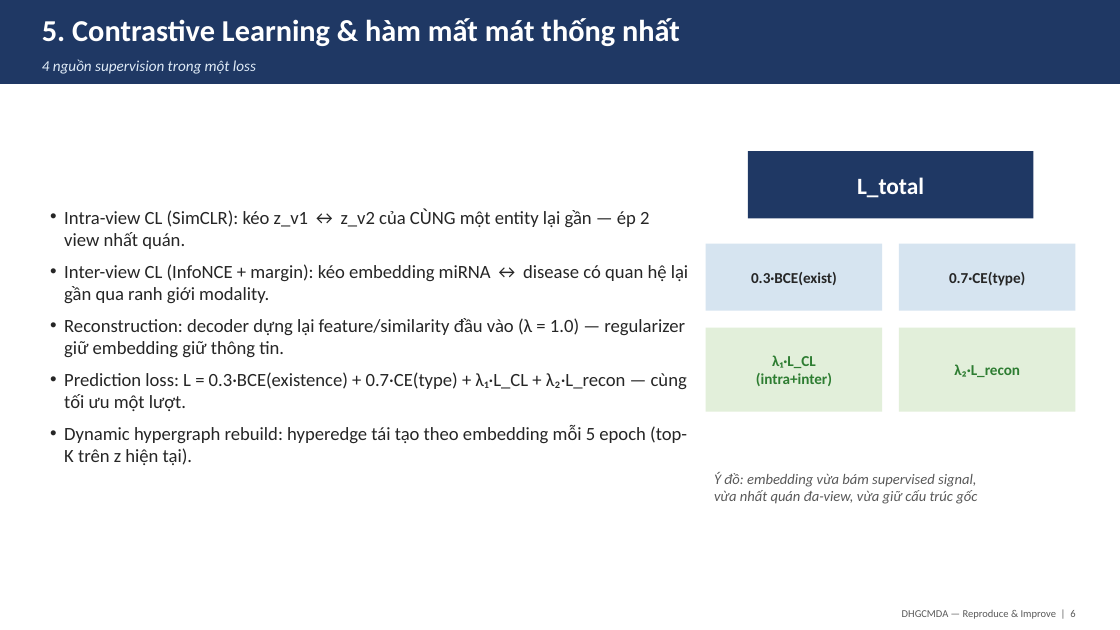
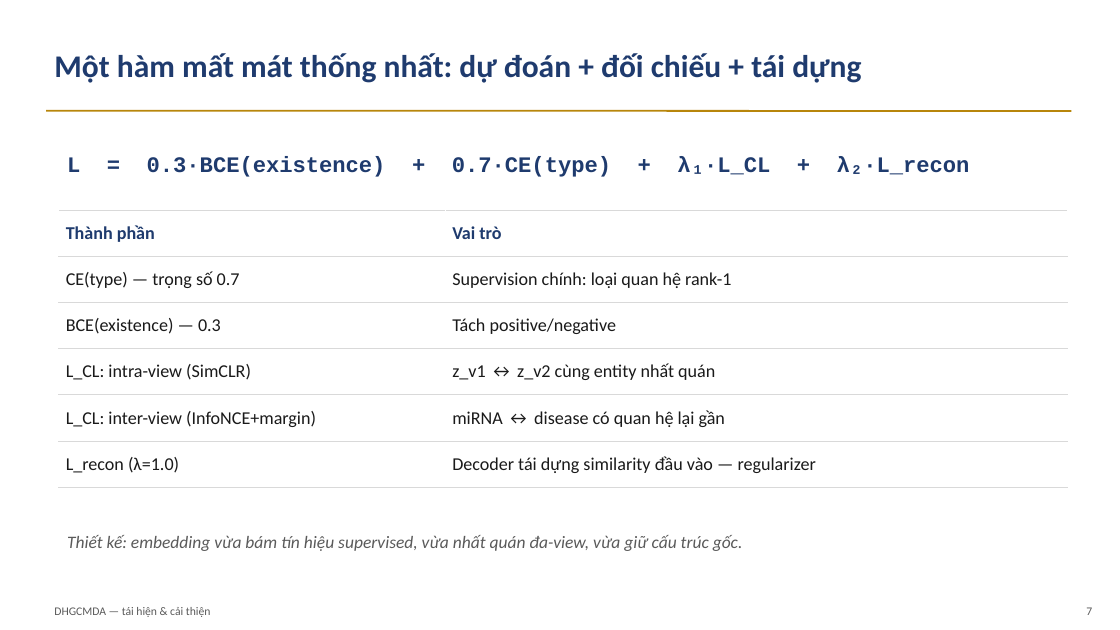
Before and after one commit to hoangtien07/DHGCMDA-fork, a slide deck: slide 7 of Slide_BaoCao_DHGCMDA.pptx (slide 6 before the commit). Drawn at 1120x630 pixels with LibreOffice and Linux fonts; fonts in the diff are those of the drawing. Boxes give left, top, right and bottom in pixels: in the first picture for what was removed or moved away, otherwise in the second. Text is boxed around its words. In the diff, an @@ line names an element or a change of style, - is before the commit and + after.

```diff
--- a/Slide_BaoCao_DHGCMDA.pptx
+++ b/Slide_BaoCao_DHGCMDA.pptx
@@ rectangle removed at (x1=0, y1=0, x2=1120, y2=84) @@
@@ text removed at (x1=42, y1=59, x2=256, y2=74) @@
-4 nguồn supervision trong một loss
@@ text at (x1=54, y1=53, x2=861, y2=83): text changed; size 26 to 27 pt; text colour #FFFFFF to #1F3B6E @@
-5. Contrastive Learning & hàm mất mát thống nhất
+Một hàm mất mát thống nhất: dự đoán + đối chiếu + tái dựng
@@ line added from (46, 111) to (1071, 111), #B8860B 1.5 pt @@
@@ text added at (x1=67, y1=156, x2=970, y2=177), 19 pt, text #1F3B6E, bold @@
+L = 0.3·BCE(existence) + 0.7·CE(type) + λ₁·L_CL + λ₂·L_recon
@@ rectangle removed at (x1=748, y1=151, x2=1033, y2=218) @@
-L_total
@@ text removed at (x1=64, y1=208, x2=688, y2=465) @@
-• Intra-view CL (SimCLR): kéo z_v1 ↔ z_v2 của CÙNG một entity lại gần — ép 2 view nhất quán.
-• Inter-view CL (InfoNCE + margin): kéo embedding miRNA ↔ disease có quan hệ lại gần qua ranh giới modality.
-• Reconstruction: decoder dựng lại feature/similarity đầu vào (λ = 1.0) — regularizer giữ embedding giữ thông tin.
-• Prediction loss: L = 0.3·BCE(existence) + 0.7·CE(type) + λ₁·L_CL + λ₂·L_recon — cùng tối ưu một lượt.
-• Dynamic hypergraph rebuild: hyperedge tái tạo theo embedding mỗi 5 epoch (top-K trên z hiện tại).
@@ table added at (x1=59, y1=210, x2=1067, y2=477), 6 rows, 2 columns @@
+Thành phần | Vai trò
+CE(type) — trọng số 0.7 | Supervision chính: loại quan hệ rank-1
+BCE(existence) — 0.3 | Tách positive/negative
+L_CL: intra-view (SimCLR) | z_v1 ↔ z_v2 cùng entity nhất quán
+L_CL: inter-view (InfoNCE+margin) | miRNA ↔ disease có quan hệ lại gần
+L_recon (λ=1.0) | Decoder tái dựng similarity đầu vào — regularizer
@@ rectangle removed at (x1=706, y1=244, x2=882, y2=311) @@
-0.3·BCE(exist)
@@ rectangle removed at (x1=899, y1=244, x2=1075, y2=311) @@
-0.7·CE(type)
@@ rectangle removed at (x1=706, y1=328, x2=882, y2=412) @@
-λ₁·L_CL
-(intra+inter)
@@ rectangle removed at (x1=899, y1=328, x2=1075, y2=412) @@
-λ₂·L_recon
@@ text at (x1=67, y1=535, x2=743, y2=551): text changed; size 12.5 to 15 pt; text colour #595959 to #5A5A5A @@
-Ý đồ: embedding vừa bám supervised signal,
-vừa nhất quán đa-view, vừa giữ cấu trúc gốc
+Thiết kế: embedding vừa bám tín hiệu supervised, vừa nhất quán đa-view, vừa giữ cấu trúc gốc.
@@ text added at (x1=54, y1=607, x2=211, y2=617), 10 pt, text #5A5A5A @@
+DHGCMDA — tái hiện & cải thiện
@@ text removed at (x1=902, y1=610, x2=1075, y2=619) @@
-DHGCMDA — Reproduce & Improve | 6
@@ text added at (x1=1086, y1=607, x2=1092, y2=615), 10 pt, text #5A5A5A @@
+7
```
Also in this commit, not shown: 5 other slides changed, 9 slides added, 7 slides removed, 1 other file.
